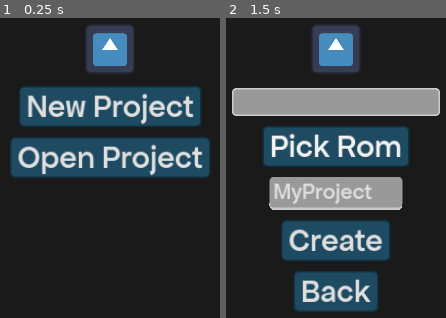
Above: before the commit, frames 1-2 (left to right).
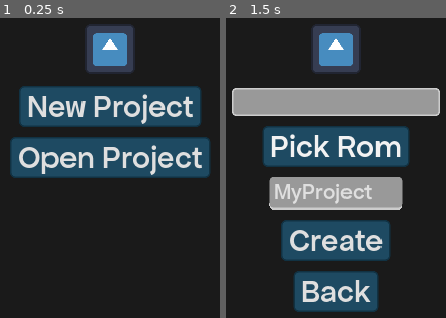
Above: after the commit, the same moments.

Repository: ColinSORourke/GodotNDS_Editor
Game: Godot game, scene res://Scenes/Home.tscn
Same seed, same stepped clock (60 frames per second), same inputs: the game is played once before the commit and once after it. The engine's default icon, where the game draws it, is replaced by a stand-in: a white triangle on a blue panel in a dark square.
Inputs:
- Up to frame 1 (0.25 s): no input
- Up to frame 2 (1.5 s): click "New Project" at 0.5 s; click "Pick Rom" at 1.25 s

The runs differ from the first frame. In frame 1, 1.9% of the frame differs, in the area x 8-92%, y 7-53%; in frame 2, 1.6%.

Commit message:
Palette Loading!

Diff:
--- a/Scenes/ProjectView.tscn
+++ b/Scenes/ProjectView.tscn
@@ -370,6 +370,24 @@
 theme_override_styles/normal = ExtResource("5_2bcqt")
 text = "Duplicate
 "
+
+[node name="LoadPLT" type="Button" parent="FilePanel/FileButtons"]
+layout_mode = 2
+size_flags_horizontal = 8
+theme = ExtResource("3_6eryf")
+theme_override_font_sizes/font_size = 30
+theme_override_styles/hover = ExtResource("5_2bcqt")
+theme_override_styles/pressed = ExtResource("4_snj14")
+theme_override_styles/normal = ExtResource("5_2bcqt")
+text = "Load Palette
+"
+
+[node name="PaletteTexture" type="TextureRect" parent="FilePanel"]
+layout_mode = 1
+offset_left = 634.0
+offset_top = 91.0
+offset_right = 754.0
+offset_bottom = 211.0
 
 [connection signal="pressed" from="Back" to="." method="back"]
 [connection signal="pressed" from="Compile" to="." method="compile"]
@@ -389,3 +407,4 @@
 [connection signal="pressed" from="FilePanel/FileButtons/Export" to="FilePanel" method="exportFile"]
 [connection signal="pressed" from="FilePanel/FileButtons/Import" to="FilePanel" method="openFileImport"]
 [connection signal="pressed" from="FilePanel/FileButtons/Duplicate" to="FilePanel" method="duplicateFile"]
+[connection signal="pressed" from="FilePanel/FileButtons/LoadPLT" to="FilePanel" method="loadPalette"]
--- a/Scripts/FilePanel.gd
+++ b/Scripts/FilePanel.gd
@@ -29,6 +29,13 @@
 		$FileButtons/Duplicate.visible = false
 		$FileButtons/Export.visible = false
 
+	if (ProjManager.myFileName.get_extension() == "nclr"):
+		$FileButtons/LoadPLT.visible = true
+	else:
+		$FileButtons/LoadPLT.visible = false
+	var texture = ProjManager.getPaletteTexture()
+	$PaletteTexture.texture = texture
+
 func exportFile() -> void:
 	ProjManager.exportFile()
 
@@ -51,3 +58,8 @@
 	ProjManager.duplicateFile()
 	$FileName.text = ProjManager.myFileName
 	addToNarcList.emit()
+
+func loadPalette() -> void:
+	var texture = ProjManager.loadPalette()
+	$PaletteTexture.texture = texture
+	$PaletteTexture.visible = true
--- a/Scripts/NDS_GD.gd
+++ b/Scripts/NDS_GD.gd
@@ -1125,7 +1125,7 @@
 					var byte = bytes.decode_u8(currPos + 8)
 					subDirectories[i][3] = byte
 					if (byte == 0x00):
-						names.append(str(i + 1))
+						names.append(str(i))
 						currPos += 9
 					else:
 						names.append(bytes.slice(currPos + 9, currPos + 9 + byte).get_string_from_utf8())
@@ -1136,7 +1136,7 @@
 			else:
 				var i = 0
 				while (i < numFiles):
-					names.append(str(i + 1))
+					names.append(str(i))
 					i += 1
 
 	# Unpack the NARC
@@ -1283,7 +1283,124 @@
 		if (!myFntb.names[index].get_basename().is_valid_int()):
 			myFntb.names.append(myFntb.names[index].get_basename() + "cp" + extension)
 		else:
-			myFntb.names.append(str(files.size()) + extension)
+			myFntb.names.append(str(files.size() - 1) + extension)
+
+# NCLR, NPCR Palette
+# https://github.com/turtleisaac/Nds4j/blob/main/src/main/java/io/github/turtleisaac/nds4j/images/Palette.java
+class Palette:
+	const TTLPMagic = 0x504C5454
+
+	const NCLRMagic = 0x4E434C52
+	const palHeader: PackedByteArray = [0x54, 0x54, 0x4C, 0x50, 0x00, 0x00, 0x00, 0x00, 0x00, 0x00, 0x00, 0x00, 0x00, 0x00, 0x00, 0x00, 0x00, 0x00, 0x00, 0x00, 0x10, 0x00, 0x00, 0x00]
+	const IRColor = Color(72, 144, 160)
+
+	var magic: int
+	var sectionSize: int
+	var bitDepth = {NONE = 0, FOUR_BPP = 4, EIGHT_BPP = 8}
+	var compNum: int
+
+	var colors: Array[Color] = []
+	var ir: bool = false
+
+	var myImage: Image
+
+	func initNum(num: int) -> void:
+		var i = 0
+		while(i < num):
+			var j = (i * 8) % 256
+			colors.append(Color(j))
+			i += 1
+
+	func initFromBytes(bytes: PackedByteArray) -> void:
+		magic = bytes.decode_u32(16)
+		if (magic != TTLPMagic):
+			print("Invalid Palette, wrong magic")
+			print(String.num_int64(magic, 16))
+			return
+		if (bytes.size() % 2 != 0):
+			print("Invalid palette, File Size not multiple of two")
+			return
+		sectionSize = bytes.decode_u32(20)
+		if (bytes.decode_u16(24) == 3):
+			bitDepth = bitDepth.FOUR_BPP
+		else:
+			bitDepth = bitDepth.EIGHT_BPP
+
+		compNum = bytes.decode_u8(26)
+		var pltLength: int = bytes.decode_u32(32)
+		print(pltLength)
+		var startOffset: int = bytes.decode_u32(36)
+
+		if (pltLength == 0 || pltLength > sectionSize):
+			pltLength = sectionSize - 0x18
+
+		var numColors: int = 256
+		if (pltLength/2 < numColors):
+			numColors = pltLength/2
+
+		var currInd: int = 0x18 + startOffset
+		var i = 0
+		while(i < numColors):
+			colors.append(bgr555toColor(bytes.decode_u8(currInd), bytes.decode_u8(currInd + 1)))
+			currInd += 2
+			i += 1
+		if (colors[i-1] == IRColor):
+			ir = true
+
+	func toBytes() -> PackedByteArray:
+		var returnBytes: PackedByteArray = []
+		var size: int = colors.size() * 2
+		returnBytes.resize(16)
+		returnBytes.encode_u32(0, NCLRMagic)
+		returnBytes.encode_u16(4, 0xFEFF)
+		returnBytes.encode_u16(6, 0x0100)
+		returnBytes.encode_u32(8, size + 40)
+		returnBytes.encode_u16(12, 0x10)
+		returnBytes.encode_u16(14, 1)
+		returnBytes.append_array(palHeader)
+		returnBytes.encode_u32(20, size + 24)
+		if (bitDepth == 4):
+			returnBytes.encode_u16(24, 0x3)
+		else:
+			returnBytes.encode_u16(24, 0x4)
+		returnBytes.encode_u8(26, compNum)
+		returnBytes.encode_u32(32, size)
+
+		var i = 0
+		while (i < colors.size()):
+			returnBytes.append_array(colorToBgr555(colors[i]))
+			i += 1
+		return returnBytes
+
+	func toImage() -> Image:
+		var squareSize: int = 1
+		while(squareSize * squareSize < colors.size()):
+			squareSize += 1
+		var myImage = Image.create_empty(squareSize, squareSize, false, Image.FORMAT_RGBA8)
+		var i = 0
+		while(i < colors.size()):
+			myImage.set_pixel(i / squareSize, i % squareSize, colors[i])
+			i += 1
+		return myImage
+
+	static func bgr555toColor(byte1: int, byte2: int) -> Color:
+		var bgr: int = ((byte2 & 0xff) << 8) | (byte1 & 0xff)
+		var retColor = Color()
+		retColor.r8 = (bgr & 0x001F) << 3;
+		retColor.g8 = ((bgr & 0x03E0) >> 2);
+		retColor.b8 = ((bgr & 0x7C00) >> 7);
+		return retColor
+
+	static func colorToBgr555(c: Color) -> PackedByteArray:
+		var colorBytes: PackedByteArray = [0x00, 0x00]
+		var r: int = c.r8 / 8
+		var g: int = int(c.g8 / 8) << 5
+		var b: int = int(c.b8 / 8) << 10
+		var bgr: int = r + g + b
+		colorBytes[0] = bgr & 0xFF
+		colorBytes[1] = (bgr >> 8) & 0xFF
+		print
+		return colorBytes
 
 #########
 # Checksum Calculation
--- a/Scripts/projManager.gd
+++ b/Scripts/projManager.gd
@@ -12,6 +12,9 @@
 var myNarc: NdsGd.NitroArchive = null
 var NarcPath: String = "Placeholder"
 
+var myPalette: NdsGd.Palette = null
+var myPalettePath: String = "Placeholder"
+
 var myFile: PackedByteArray = []
 var myFileName: String
 var myFilePath: String
@@ -25,6 +28,10 @@
 var overlayComps: Array[String] = []
 # ALSO: If I provide Overlay Re-compression, I need to be able to identify if the overlay 'can't be compressed'
 # If I try to Decompress an Uncompressed File, Decompress just quits and does not create a new file.
+
+func _ready() -> void:
+	myPalette = NdsGd.Palette.new()
+	myPalette.initNum(16)
 
 func iscompArm9() -> void:
 	# ERROR NOTE: I am not 100% sure this check is accurate all of the time?
@@ -61,7 +68,6 @@
 		myFilePath = filePath
 		myFileIndex = -1
 		NarcPath = "Not a NARC"
-
 
 func loadNarcFile(index: int) -> void:
 	myFile = myNarc.files[index]
@@ -101,3 +107,14 @@
 		myFileIndex = myNarc.files.size() - 1
 		myNarc.pack(NarcPath, true)
 		myFileName = myNarc.myFntb.names[myFileIndex]
+
+func loadPalette() -> ImageTexture:
+	myPalette = NdsGd.Palette.new()
+	myPalette.initFromBytes(myFile)
+	myPalettePath = myFilePath
+	var myTexture: ImageTexture = ImageTexture.create_from_image(myPalette.toImage())
+	return myTexture
+
+func getPaletteTexture() -> ImageTexture:
+	var myTexture: ImageTexture = ImageTexture.create_from_image(myPalette.toImage())
+	return myTexture
--- a/project.godot
+++ b/project.godot
@@ -27,3 +27,7 @@
 window/size/viewport_height=1200
 window/size/resizable=false
 window/stretch/mode="canvas_items"
+
+[rendering]
+
+textures/canvas_textures/default_texture_filter=0
